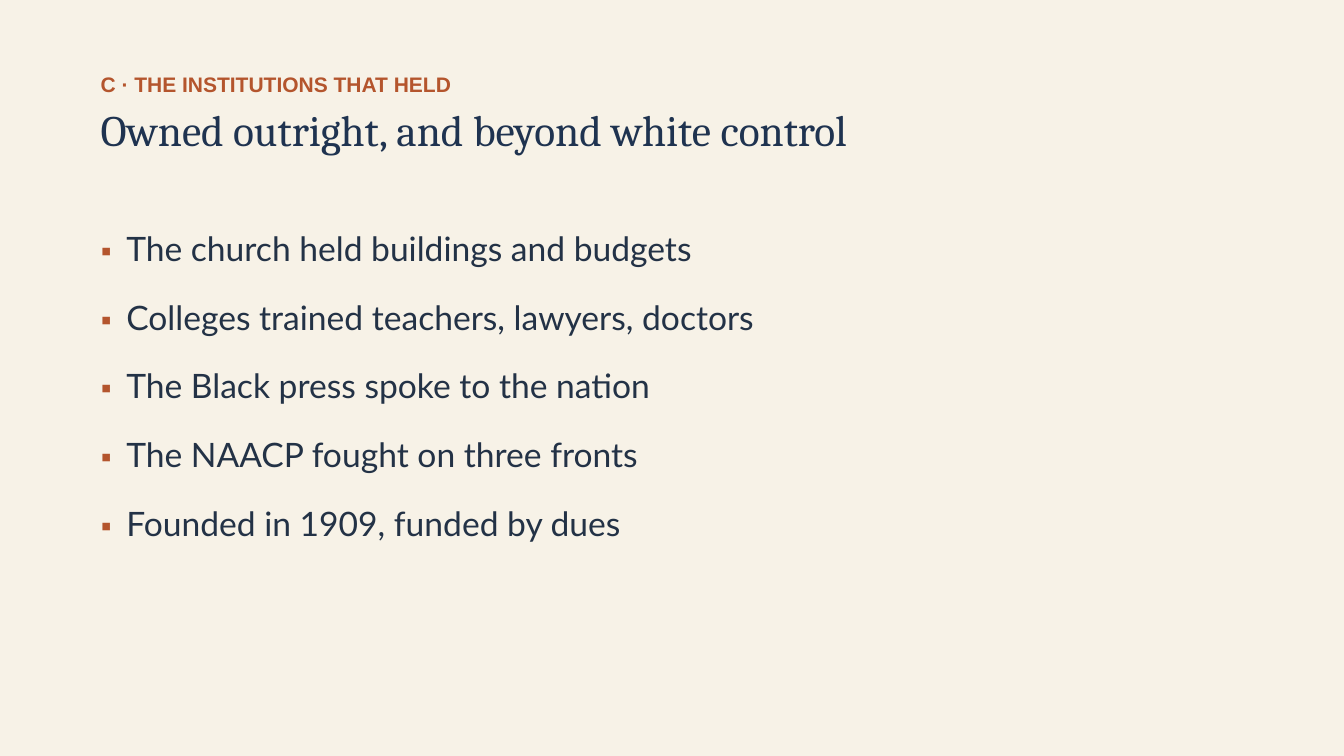
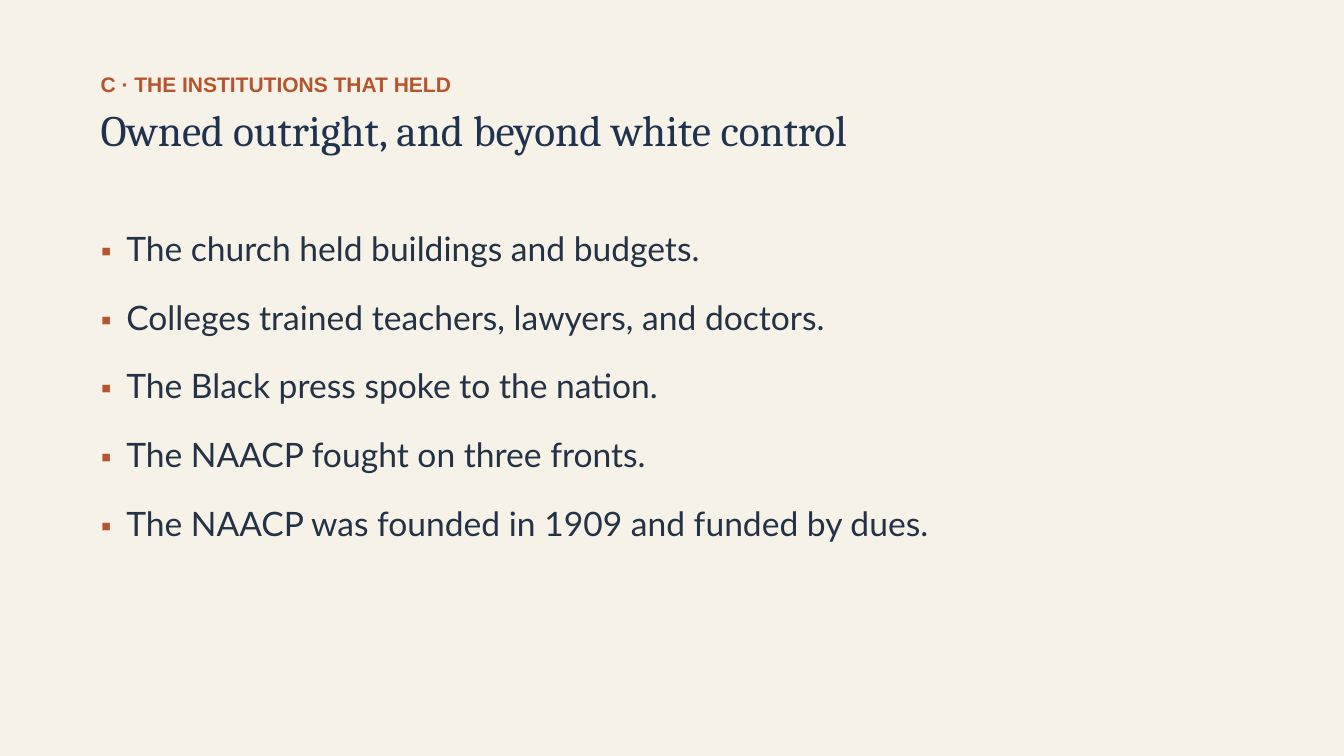
Before and after one commit to ab17gthb/humanities-curriculum-group, a slide deck: slide 10 of civil-rights/lesson-01/lesson-01-slides.pptx. Drawn at 1344x756 pixels with LibreOffice and Linux fonts; fonts in the diff are those of the drawing. Boxes give left, top, right and bottom in pixels: in the first picture for what was removed or moved away, otherwise in the second. Text is boxed around its words. In the diff, an @@ line names an element or a change of style, - is before the commit and + after.

```diff
--- a/civil-rights/lesson-01/lesson-01-slides.pptx
+++ b/civil-rights/lesson-01/lesson-01-slides.pptx
@@ text at (126, 236, 928, 542): text changed @@
-▪ The church held buildings and budgets
-▪ Colleges trained teachers, lawyers, doctors
-▪ The Black press spoke to the nation
-▪ The NAACP fought on three fronts
-▪ Founded in 1909, funded by dues
+▪ The church held buildings and budgets.
+▪ Colleges trained teachers, lawyers, and doctors.
+▪ The Black press spoke to the nation.
+▪ The NAACP fought on three fronts.
+▪ The NAACP was founded in 1909 and funded by dues.
```
Also in this commit, not shown: 8 other slides changed, 6 other files.
